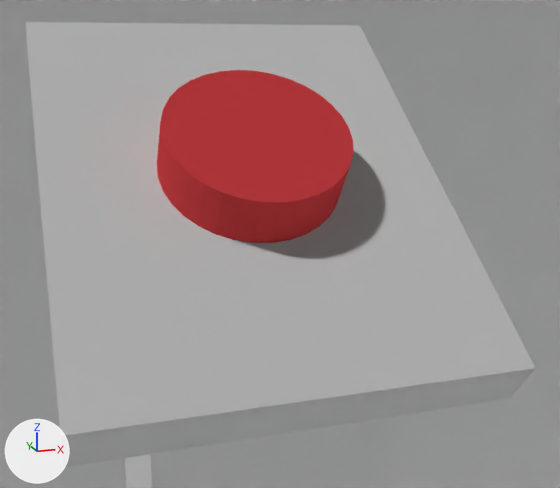
The Blender file DyNaDeMo/assets/Textures/ButtonRoom.blend, before and after one commit.
Before and after are seen from a camera (50 mm lens) standing at (-0.068, 0.449, 0.663) and looking at (0.006, 0.677, 0.604). The lights are fixed; the arrows at lower left show +X, +Y and +Z.

In view in the first picture: 'Button', 'Room', 'Stand'.
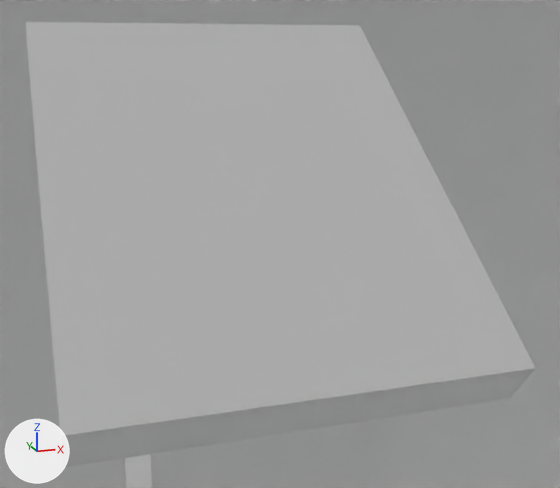
Boxes (x1, y1, x2, y2) around the edits, measured in the pictures (560 x 488 px):
```json
{"object": "Button", "change": "deleted", "before": [157, 70, 353, 243], "on screen": "red"}
```

Scene script edits in JSON lines:
```json
{"op": "remove", "block": "ob_button", "code": ["ob_button = bpy.data.objects.new('Button', me_plane_000)", "ob_button.parent = ob_stand", "ob_button.matrix_parent_inverse = Matrix(((10.0, 0.0, 0.0, 0.0), (0.0, 10.0, 0.0, -7.0), (0.0, 0.0, 2.5, 0.0), (0.0, 0.0, 0.0, 1.0)))", "ob_button.location = (0.0, 0.7, 0.0)", "ob_button.scale = (0.1, 0.1, 0.4)"]}
```
